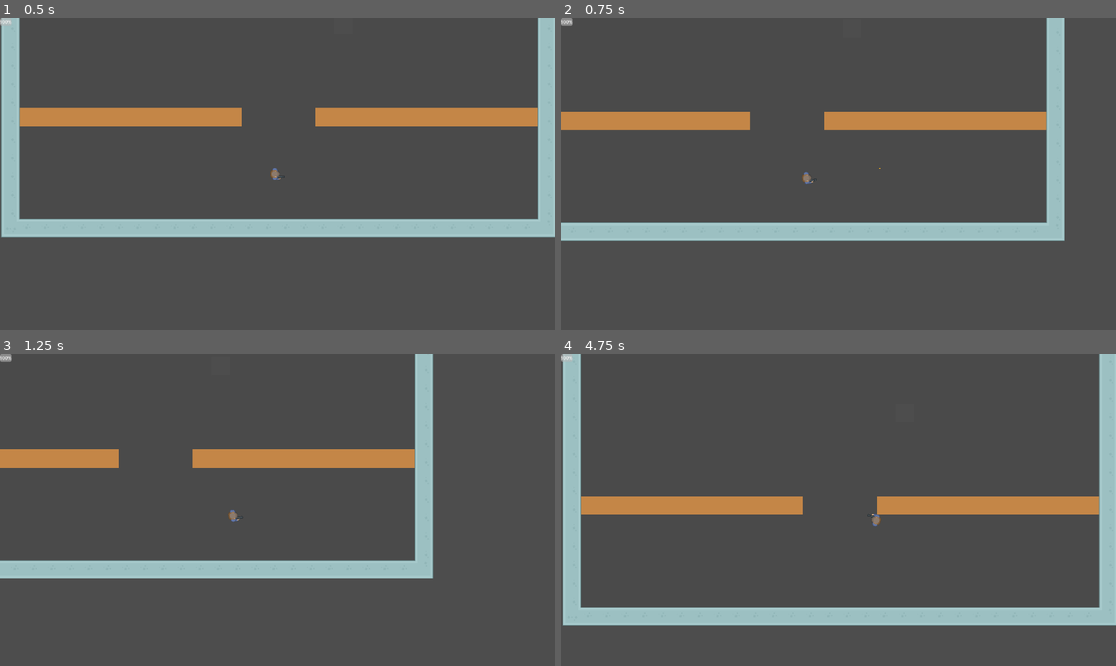
Above: before the commit, frames 1-4 (two rows, left to right).
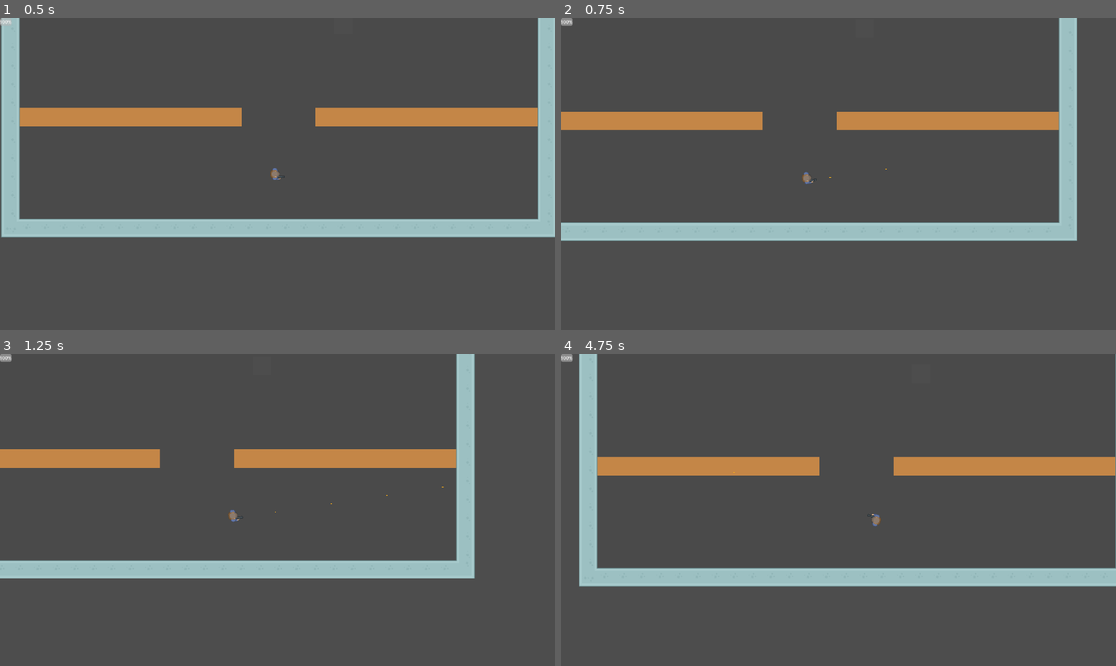
Above: after the commit, the same moments.

Repository: cembatdal/hunt
Game: Godot game, scene res://world/world.tscn
Same seed, same stepped clock (60 frames per second), same inputs: the game is played once before the commit and once after it.
Inputs (mouse positions are in pixels of both pictures, inside the frame that each line leads up to):
- Up to frame 1 (0.5 s): no input
- Up to frame 2 (0.75 s): tap Enter at 0.5 s; move the mouse to (960, 158) at 0.52 s; press the mouse at (960, 158) at 0.53 s; hold D (east) from 0.53 s (still down)
- Up to frame 3 (1.25 s): keep holding D (east)
- Up to frame 4 (4.75 s): move the mouse to (727, 525) at 1.27 s; release D (east) at 1.28 s; release the mouse at (727, 525) at 1.28 s; hold S (south) 1.28-2.03 s; click (727, 525) at 1.35 s; move the mouse to (894, 441) at 2.02 s; press the mouse at (894, 441) at 2.03 s; hold D (east) 2.03-2.78 s; move the mouse to (810, 572) at 2.77 s; release the mouse at (810, 572) at 2.78 s; hold W (north) 2.78-3.53 s; click (810, 572) at 2.85 s; move the mouse to (1005, 556) at 3.52 s; press the mouse at (1005, 556) at 3.53 s; hold A (west) from 3.53 s (still down); move the mouse to (672, 463) at 4.27 s; release the mouse at (672, 463) at 4.28 s; click (672, 463) at 4.35 s

Frame 1 is identical in both runs. In frame 2, 3.4% of the frame differs, in the area x 34-93%, y 0-72%; in frame 3, 6.1%; in frame 4, 28%, in the area x 0-100%, y 0-88%.

Commit message:
Introduce Actor base, controllers, and states
Add a reusable Actor class with movement, aiming and firing logic, plus ActorMoveState and ActorDeadState for state machine behavior. Implement PlayerController and AIController to drive player input and basic enemy navigation/attack behavior. Update player and enemy scenes to use the new Actor, states, controllers, and equip enemies with a pistol and NavigationAgent2D. Fix spawn ordering in duel_game_mode (add child before setting global_position) and assign AI target to spawned enemies.

Diff:
--- /dev/null
+++ b/components/controllers/ai_controller.gd
@@ -0,0 +1,29 @@
+class_name AIController
+extends Node
+
+@export var attack_range: float = 150.0
+
+@onready var actor: Actor = get_parent()
+@onready var nav_agent: NavigationAgent2D = $"../NavigationAgent2D"
+
+var target: Node2D = null
+
+func _physics_process(_delta: float) -> void:
+	if not actor.health_component.is_alive() or target == null or not is_instance_valid(target):
+		actor.move_direction = Vector2.ZERO
+		actor.wants_to_shoot = false
+		return
+
+	# Hedefin pozisyonunu Actor'ün nişangahına veriyoruz
+	actor.aim_position = target.global_position
+	var distance = actor.global_position.distance_to(target.global_position)
+
+	# Eğer uzaktaysa yürü, yakındaysa dur ve ateş et
+	if distance > attack_range:
+		nav_agent.target_position = target.global_position
+		var next_pos = nav_agent.get_next_path_position()
+		actor.move_direction = (next_pos - actor.global_position).normalized()
+		actor.wants_to_shoot = false
+	else:
+		actor.move_direction = Vector2.ZERO
+		actor.wants_to_shoot = true
--- /dev/null
+++ b/components/controllers/player_controller.gd
@@ -0,0 +1,17 @@
+class_name PlayerController
+extends Node
+
+@onready var actor: Actor = get_parent()
+
+func _physics_process(_delta: float) -> void:
+	if not actor.health_component.is_alive():
+		return
+
+	# Klavyeden yönleri alıp Actor'e veriyoruz
+	actor.move_direction = Input.get_vector("west", "east", "north", "south")
+
+	# Fareden hedefi alıp Actor'e veriyoruz
+	actor.aim_position = actor.get_global_mouse_position()
+
+	# Fareye tıklandı mı bilgisini Actor'e veriyoruz
+	actor.wants_to_shoot = Input.is_action_pressed("left_click")
--- /dev/null
+++ b/entities/base/actor.gd
@@ -0,0 +1,38 @@
+class_name Actor
+extends Entity
+
+@export var data: EntityData
+
+# Kontrolcünün (Controller) dolduracağı değişkenler
+var move_direction: Vector2 = Vector2.ZERO
+var aim_position: Vector2 = Vector2.ZERO
+var wants_to_shoot: bool = false
+
+var speed: float = 200.0
+
+@onready var state_machine: StateMachine = $StateMachine
+@onready var muzzle: Marker2D = $Muzzle
+@onready var weapon_holder: Node2D = $WeaponHolder
+
+func _ready() -> void:
+	super._ready()
+	# Eğer EntityData varsa hızını oradan al (Düşmanlar için)
+	if "data" in self and self.data:
+		speed = self.data.move_speed
+	# Oyuncu için manuel speed atanmışsa o kalır
+
+func fire() -> void:
+	if not health_component.is_alive():
+		return
+	if weapon_holder.get_child_count() == 0:
+		return
+
+	var weapon = weapon_holder.get_child(0)
+	if weapon is Weapon:
+		weapon.try_fire(muzzle.global_transform)
+		if weapon.data and weapon.data.shoot_sound:
+			AudioManager.play_sfx(weapon.data.shoot_sound, 0.8, 1.2)
+
+func on_death() -> void:
+	state_machine.transition_to("dead")
+	super.on_death()
--- /dev/null
+++ b/entities/base/states/actor_dead_state.gd
@@ -0,0 +1,6 @@
+class_name ActorDeadState
+extends State
+
+func enter() -> void:
+	entity.velocity = Vector2.ZERO
+	# İleride buraya ölüm animasyonu eklenecek
--- /dev/null
+++ b/entities/base/states/actor_move_state.gd
@@ -0,0 +1,15 @@
+class_name ActorMoveState
+extends State
+
+func physics_update(_delta: float) -> void:
+	# Karakteri hareket ettir
+	entity.velocity = entity.move_direction * entity.speed
+	entity.move_and_slide()
+
+	# Hedefe bak
+	if entity.aim_position != Vector2.ZERO:
+		entity.look_at(entity.aim_position)
+
+	# Tetiğe basılıysa ateş et (Top-down shooter'larda yürürken ateş edilebilir)
+	if entity.wants_to_shoot:
+		entity.fire()
--- a/entities/enemies/enemy.tscn
+++ b/entities/enemies/enemy.tscn
@@ -1,14 +1,16 @@
 [gd_scene format=3 uid="uid://c6ulbnlobgvcc"]
 
-[ext_resource type="Script" uid="uid://cs5d6cktkew5p" path="res://entities/enemies/enemy.gd" id="1_gj3y3"]
-[ext_resource type="Texture2D" uid="uid://dqjsknisbm3fo" path="res://assets/kenney_top-down-shooter/PNG/Soldier 1/soldier1_stand.png" id="1_ipr6v"]
+[ext_resource type="Script" uid="uid://xpkg3dyo1jlx" path="res://entities/base/actor.gd" id="1_56i32"]
 [ext_resource type="Script" uid="uid://t5vwv76pw8td" path="res://components/health_component.gd" id="1_owq46"]
 [ext_resource type="Resource" uid="uid://cwp22fxvctf0" path="res://resources/entities/soldier_data.tres" id="2_56i32"]
 [ext_resource type="Script" uid="uid://bs0br6j2v66vj" path="res://components/hurtbox_component.gd" id="2_wqcwe"]
 [ext_resource type="Script" uid="uid://d2i8hvbno5b0" path="res://components/state_machine.gd" id="3_5lf1o"]
-[ext_resource type="Script" uid="uid://cqbroyttqcvnt" path="res://entities/enemies/states/enemy_idle_state.gd" id="4_w4yt1"]
-[ext_resource type="Script" uid="uid://cg2t7f7sm35dq" path="res://entities/enemies/states/enemy_chase_state.gd" id="5_ipr6v"]
-[ext_resource type="Script" uid="uid://ddcrm8o7s5pri" path="res://entities/enemies/states/enemy_attack_state.gd" id="6_gj3y3"]
+[ext_resource type="Texture2D" uid="uid://fhtspn8bmiwi" path="res://assets/kenney_top-down-shooter/PNG/Soldier 1/soldier1_gun.png" id="3_56i32"]
+[ext_resource type="Script" uid="uid://ds6masum1sxef" path="res://entities/base/states/actor_move_state.gd" id="7_sb13e"]
+[ext_resource type="Script" uid="uid://bjpq85n8tee3o" path="res://entities/base/states/actor_dead_state.gd" id="8_3udgd"]
+[ext_resource type="Resource" uid="uid://bbnopjthlpu3n" path="res://resources/weapons/pistol_data.tres" id="10_3udgd"]
+[ext_resource type="PackedScene" uid="uid://bvmlx5wd3hwme" path="res://weapons/pistol.tscn" id="10_sb13e"]
+[ext_resource type="Script" uid="uid://sh8grc0eq2eb" path="res://components/controllers/ai_controller.gd" id="11_3udgd"]
 
 [sub_resource type="CircleShape2D" id="CircleShape2D_gml8b"]
 radius = 17.0
@@ -17,11 +19,11 @@
 radius = 17.0
 
 [node name="Enemy" type="CharacterBody2D" unique_id=1366714868]
-script = ExtResource("1_gj3y3")
+script = ExtResource("1_56i32")
 data = ExtResource("2_56i32")
 
 [node name="Sprite2D" type="Sprite2D" parent="." unique_id=1672586702]
-texture = ExtResource("1_ipr6v")
+texture = ExtResource("3_56i32")
 
 [node name="CollisionShape2D" type="CollisionShape2D" parent="." unique_id=214464186]
 shape = SubResource("CircleShape2D_gml8b")
@@ -38,17 +40,25 @@
 [node name="CollisionShape2D" type="CollisionShape2D" parent="HurtboxComponent" unique_id=410054348]
 shape = SubResource("CircleShape2D_5lf1o")
 
-[node name="NavigationAgent2D" type="NavigationAgent2D" parent="." unique_id=1983545153]
-
 [node name="StateMachine" type="Node" parent="." unique_id=945779105]
 script = ExtResource("3_5lf1o")
-initial_state = NodePath("Idle")
+initial_state = NodePath("Move")
 
-[node name="Idle" type="Node" parent="StateMachine" unique_id=1684827239]
-script = ExtResource("4_w4yt1")
+[node name="Move" type="Node" parent="StateMachine" unique_id=1684827239]
+script = ExtResource("7_sb13e")
 
-[node name="Chase" type="Node" parent="StateMachine" unique_id=1184920677]
-script = ExtResource("5_ipr6v")
+[node name="Dead" type="Node" parent="StateMachine" unique_id=1184920677]
+script = ExtResource("8_3udgd")
 
-[node name="Attack" type="Node" parent="StateMachine" unique_id=700139464]
-script = ExtResource("6_gj3y3")
+[node name="WeaponHolder" type="Node2D" parent="." unique_id=2112107592]
+
+[node name="Pistol" parent="WeaponHolder" unique_id=883541640 instance=ExtResource("10_sb13e")]
+data = ExtResource("10_3udgd")
+
+[node name="Muzzle" type="Marker2D" parent="." unique_id=470531085]
+position = Vector2(23, 9)
+
+[node name="AIController" type="Node" parent="." unique_id=1253119214]
+script = ExtResource("11_3udgd")
+
+[node name="NavigationAgent2D" type="NavigationAgent2D" parent="." unique_id=1983545153]
--- a/entities/player/player.tscn
+++ b/entities/player/player.tscn
@@ -1,6 +1,6 @@
 [gd_scene format=3 uid="uid://bod0wdiq6dj1h"]
 
-[ext_resource type="Script" uid="uid://cg3qlic7n3do8" path="res://entities/player/player.gd" id="1_pjt0s"]
+[ext_resource type="Script" uid="uid://xpkg3dyo1jlx" path="res://entities/base/actor.gd" id="1_wvtmh"]
 [ext_resource type="Texture2D" uid="uid://cq8fp827yp5f4" path="res://assets/kenney_top-down-shooter/PNG/Survivor 1/survivor1_machine.png" id="2_wa5vi"]
 [ext_resource type="Script" uid="uid://ua6bq6n2g6mg" path="res://entities/player/player_camera.gd" id="3_wa5vi"]
 [ext_resource type="Script" uid="uid://t5vwv76pw8td" path="res://components/health_component.gd" id="4_8fjmc"]
@@ -8,8 +8,9 @@
 [ext_resource type="PackedScene" uid="uid://bvmlx5wd3hwme" path="res://weapons/pistol.tscn" id="7_26q78"]
 [ext_resource type="Script" uid="uid://bs0br6j2v66vj" path="res://components/hurtbox_component.gd" id="7_qiwj3"]
 [ext_resource type="Script" uid="uid://d2i8hvbno5b0" path="res://components/state_machine.gd" id="8_26q78"]
-[ext_resource type="Script" uid="uid://c3e82lv1m227a" path="res://entities/player/states/player_move_state.gd" id="9_wvtmh"]
-[ext_resource type="Script" uid="uid://4aq2n46ku8mv" path="res://entities/player/states/player_dead_state.gd" id="10_7thud"]
+[ext_resource type="Script" uid="uid://ds6masum1sxef" path="res://entities/base/states/actor_move_state.gd" id="9_7thud"]
+[ext_resource type="Script" uid="uid://bjpq85n8tee3o" path="res://entities/base/states/actor_dead_state.gd" id="10_a1qjk"]
+[ext_resource type="Script" uid="uid://loxtgphbxbxo" path="res://components/controllers/player_controller.gd" id="11_7thud"]
 
 [sub_resource type="CircleShape2D" id="CircleShape2D_pjt0s"]
 radius = 17.0
@@ -18,7 +19,7 @@
 radius = 20.0
 
 [node name="Player" type="CharacterBody2D" unique_id=1176821500]
-script = ExtResource("1_pjt0s")
+script = ExtResource("1_wvtmh")
 
 [node name="Sprite2D" type="Sprite2D" parent="." unique_id=44826123]
 texture = ExtResource("2_wa5vi")
@@ -54,7 +55,10 @@
 initial_state = NodePath("Move")
 
 [node name="Move" type="Node" parent="StateMachine" unique_id=1869264305]
-script = ExtResource("9_wvtmh")
+script = ExtResource("9_7thud")
 
 [node name="Dead" type="Node" parent="StateMachine" unique_id=2136919427]
-script = ExtResource("10_7thud")
+script = ExtResource("10_a1qjk")
+
+[node name="PlayerController" type="Node" parent="." unique_id=866233501]
+script = ExtResource("11_7thud")
--- a/systems/game_modes/duel_game_mode.gd
+++ b/systems/game_modes/duel_game_mode.gd
@@ -17,7 +17,6 @@
 		push_error("Harita bulunamadı!")
 		return
 
-	# Haritadan Marker2D noktalarını alıyoruz
 	var p_spawn = map.get_node_or_null("PlayerSpawn")
 	var e_spawn = map.get_node_or_null("EnemySpawn")
 
@@ -25,17 +24,20 @@
 		push_error("Spawn noktaları haritada eksik!")
 		return
 
-	# Oyuncuyu Spawnla
+	# Oyuncuyu Spawnla (ÖNCE ADD_CHILD, SONRA POSITION)
 	player_instance = player_scene.instantiate()
+	world_ref.entities_container.add_child(player_instance)
 	player_instance.global_position = p_spawn.global_position
-	world_ref.entities_container.add_child(player_instance)
 
-	# Düşmanı Spawnla
+	# Düşmanı Spawnla (ÖNCE ADD_CHILD, SONRA POSITION)
 	enemy_instance = enemy_scene.instantiate()
+	world_ref.entities_container.add_child(enemy_instance)
 	enemy_instance.global_position = e_spawn.global_position
-	world_ref.entities_container.add_child(enemy_instance)
 
-	enemy_instance.target = player_instance
+	# Hedefi belirle
+	var ai_brain = enemy_instance.get_node_or_null("AIController")
+	if ai_brain:
+		ai_brain.target = player_instance
 
 func _on_entity_died(entity: Node) -> void:
 	if entity == player_instance:
Not shown, added: components/controllers/ai_controller.gd.uid
Not shown, added: components/controllers/player_controller.gd.uid
Not shown, added: entities/base/actor.gd.uid
Not shown, added: entities/base/states/actor_dead_state.gd.uid
Not shown, added: entities/base/states/actor_move_state.gd.uid
